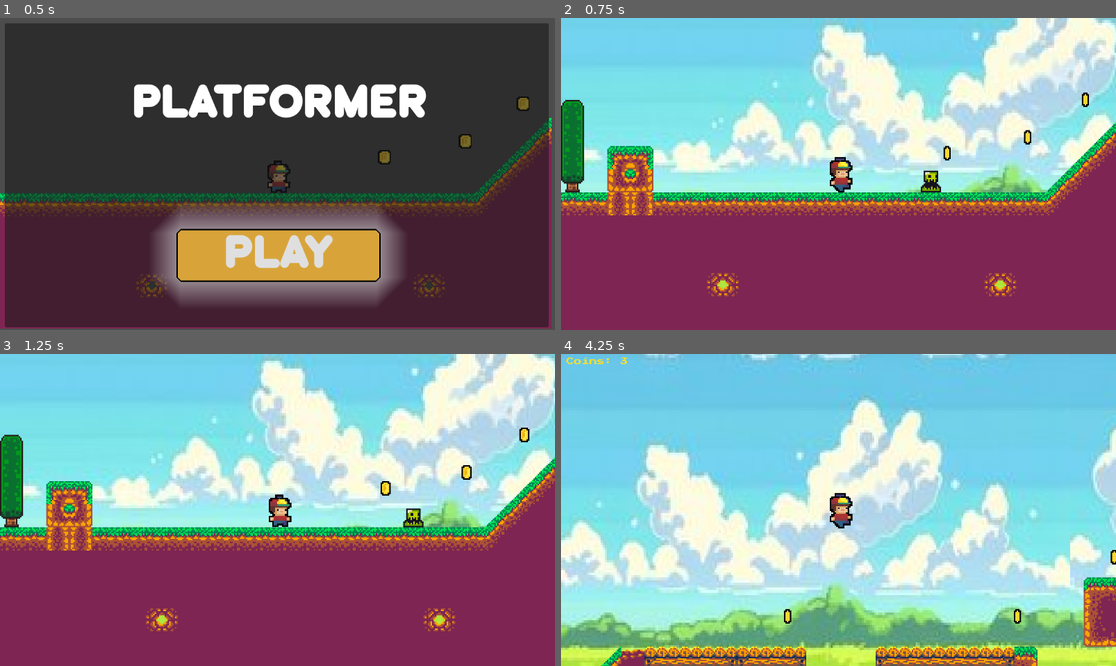
Above: before the commit, frames 1-4 (two rows, left to right).
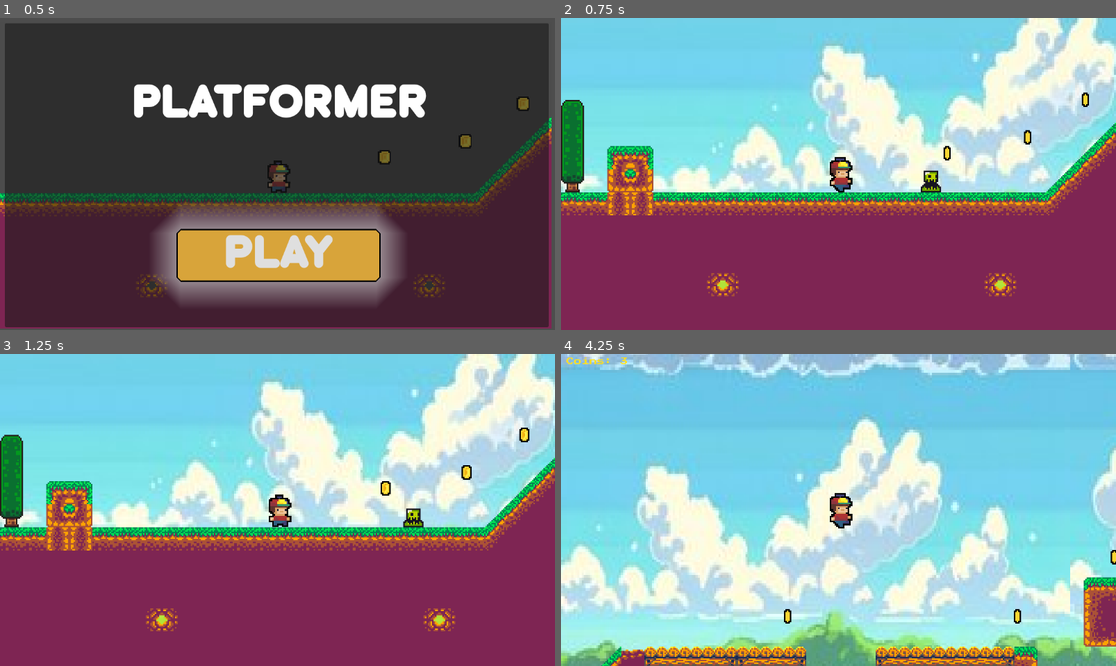
Above: after the commit, the same moments.

Repository: Abd196-bit/plat1
Game: Godot game, scene res://scenes/startup_menu.tscn
The game is run twice, just before and just after one commit, with the same random seed, the same clock (stepped at 60 frames per second) and the same inputs. Sound files missing from this copy of the repository are replaced by a short silence.
Inputs:
- Up to frame 1 (0.5 s): no input
- Up to frame 2 (0.75 s): click "PLAY" at 0.5 s
- Up to frame 3 (1.25 s): no input
- Up to frame 4 (4.25 s): hold W (up) 1.28-2.78 s; tap Space (jump) at 1.52, 2.27, 3.77 s; hold Down (down) 2.78-3.53 s; hold W (up) from 3.53 s (still down)

Frame 1 is identical in both runs. In frame 2, 21% of the frame differs, in the area x 0-100%, y 0-56%; in frame 3, 21%; in frame 4, 45%, in the area x 0-100%, y 0-100%.

Commit message:
fixed player death

Diff:
--- a/scenes/game.tscn
+++ b/scenes/game.tscn
@@ -363,8 +363,8 @@
 repeat_times = 2
 
 [node name="Sprite2D" type="Sprite2D" parent="Parallax2D" unique_id=1357507032]
-position = Vector2(400, 192)
-scale = Vector2(1.4346812, 1.7305555)
+position = Vector2(399.87503, 204.24998)
+scale = Vector2(1.4342926, 1.798611)
 texture = ExtResource("8_gee14")
 
 [node name="TileMap" type="TileMap" parent="." unique_id=1424273777]
--- a/scenes/player.tscn
+++ b/scenes/player.tscn
@@ -3,6 +3,18 @@
 [ext_resource type="Texture2D" uid="uid://chyr4coixjx65" path="res://assets/player.png" id="1_3vyb7"]
 [ext_resource type="Script" uid="uid://bvlvaxfud8j1v" path="res://scripts/player.gd" id="1_g2els"]
 [ext_resource type="AudioStream" uid="uid://bcn1ov1muukbj" path="res://sounds/jump.wav" id="3_qhqgy"]
+
+[sub_resource type="AtlasTexture" id="AtlasTexture_d2wvv"]
+atlas = ExtResource("1_3vyb7")
+region = Rect2(352, 0, 22, 29)
+
+[sub_resource type="AtlasTexture" id="AtlasTexture_3v2ag"]
+atlas = ExtResource("1_3vyb7")
+region = Rect2(374, 0, 22, 29)
+
+[sub_resource type="AtlasTexture" id="AtlasTexture_jej6c"]
+atlas = ExtResource("1_3vyb7")
+region = Rect2(396, 0, 22, 29)
 
 [sub_resource type="AtlasTexture" id="AtlasTexture_g2els"]
 atlas = ExtResource("1_3vyb7")
@@ -50,6 +62,20 @@
 
 [sub_resource type="SpriteFrames" id="SpriteFrames_fjrip"]
 animations = [{
+"frames": [{
+"duration": 1.0,
+"texture": SubResource("AtlasTexture_d2wvv")
+}, {
+"duration": 1.0,
+"texture": SubResource("AtlasTexture_3v2ag")
+}, {
+"duration": 1.0,
+"texture": SubResource("AtlasTexture_jej6c")
+}],
+"loop": true,
+"name": &"death",
+"speed": 9.0
+}, {
 "frames": [{
 "duration": 1.0,
 "texture": SubResource("AtlasTexture_g2els")
@@ -114,9 +140,9 @@
 position = Vector2(7.5152206, 0)
 scale = Vector2(4.683202, 4)
 sprite_frames = SubResource("SpriteFrames_fjrip")
-animation = &"idle"
+animation = &"death"
 autoplay = "idle"
-frame_progress = 0.3712447
+frame_progress = 0.10558256
 
 [node name="Camera2D" type="Camera2D" parent="." unique_id=1715790771]
 zoom = Vector2(3, 3)
--- a/scripts/killzone.gd
+++ b/scripts/killzone.gd
@@ -2,10 +2,10 @@
 
 @onready var timer = $Timer
 
-
 func _on_body_entered(body: Node2D) -> void:
 	if body.is_in_group("player"):
 		body.get_node("CollisionShape2D").queue_free()
+		body.die()
 		print("You Died")
 		Engine.time_scale = 0.5
 		timer.start()
--- a/scripts/player.gd
+++ b/scripts/player.gd
@@ -34,6 +34,10 @@
 	# Update animation
 	update_animation(direction)
 
+func die() -> void:
+	animated_sprite_2d.play("death")
+	set_physics_process(false)  # stop movement while dying
+
 
 func update_animation(direction: float) -> void:
 	if direction != 0:
Not shown: 1 places in scenes/game.tscn that only renumber resources
